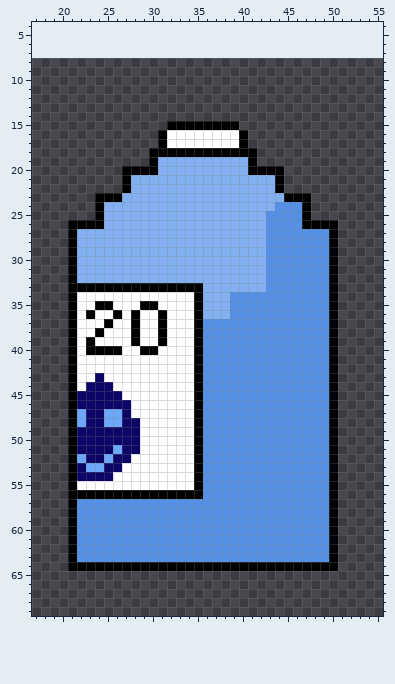
Sprite sheet -- Group_ONE_Games/Art/Items/Water Bottle.png. Above is the file before it was changed.
The file is 64x64 pixels. Shown: x 17..55, y 4..69. The old version is drawn lined up with the new one, on the new canvas.
And afterwards:
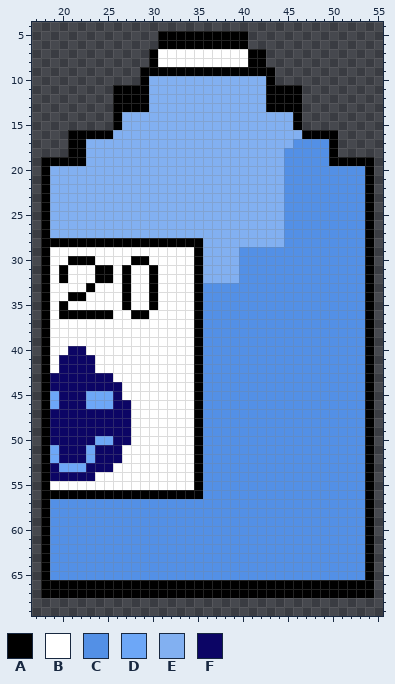
Palette (. is transparent): A #000000  B #ffffff  C #5390e6  D #6da7f7  E #82b0f1  F #0c0565
Diff:
canvas 64x64 -> 72x72, the old top-left corner now at 4,8
@@ x 17..55 @@
  4 .......................................
- 5 .......................................
- 6 .......................................
- 7 .......................................
- 8 .......................................
- 9 .......................................
-10 .......................................
-11 .......................................
-12 .......................................
-13 .......................................
-14 .......................................
-15 ...............AAAAAAAA................
-16 ..............ABBBBBBBBA...............
-17 ..............ABBBBBBBBA...............
-18 .............AAAAAAAAAAAA..............
-19 .............AEEEEEEEEEEA..............
-20 ..........AAAAEEEEEEEEEEAAAA...........
-21 ..........AEEEEEEEEEEEEEEEEA...........
-22 ..........AEEEEEEEEEEEEEEEEA...........
-23 .......AAAEEEEEEEEEEEEEEEEEEAAA........
-24 .......AEEEEEEEEEEEEEEEEEEECCCA........
-25 .......AEEEEEEEEEEEEEEEEEECCCCA........
-26 ....AAAAEEEEEEEEEEEEEEEEEECCCCAAAA.....
-27 ....AEEEEEEEEEEEEEEEEEEEEECCCCCCCA.....
-28 ....AEEEEEEEEEEEEEEEEEEEEECCCCCCCA.....
-29 ....AEEEEEEEEEEEEEEEEEEEEECCCCCCCA.....
-30 ....AEEEEEEEEEEEEEEEEEEEEECCCCCCCA.....
-31 ....AEEEEEEEEEEEEEEEEEEEEECCCCCCCA.....
-32 ....AEEEEEEEEEEEEEEEEEEEEECCCCCCCA.....
-33 ....AAAAAAAAAAAAAAAEEEEEEECCCCCCCA.....
-34 ....ABBBBBBBBBBBBBAEEECCCCCCCCCCCA.....
-35 ....ABBAABBBAABBBBAEEECCCCCCCCCCCA.....
-36 ....ABABBABABBABBBAEEECCCCCCCCCCCA.....
-37 ....ABBBABBABBABBBACCCCCCCCCCCCCCA.....
-38 ....ABBABBBABBABBBACCCCCCCCCCCCCCA.....
-39 ....ABABBBBABBABBBACCCCCCCCCCCCCCA.....
-40 ....ABAAAABBAABBBBACCCCCCCCCCCCCCA.....
-41 ....ABBBBBBBBBBBBBACCCCCCCCCCCCCCA.....
-42 ....ABBBBBBBBBBBBBACCCCCCCCCCCCCCA.....
-43 ....ABBFBBBBBBBBBBACCCCCCCCCCCCCCA.....
-44 ....ABFFFBBBBBBBBBACCCCCCCCCCCCCCA.....
-45 ....AFFFFFBBBBBBBBACCCCCCCCCCCCCCA.....
-46 ....AFFFFFFBBBBBBBACCCCCCCCCCCCCCA.....
-47 ....ADFFDDFBBBBBBBACCCCCCCCCCCCCCA.....
-48 ....ADFFDDFFBBBBBBACCCCCCCCCCCCCCA.....
-49 ....AFFFFFFFBBBBBBACCCCCCCCCCCCCCA.....
-50 ....AFFFFFFFBBBBBBACCCCCCCCCCCCCCA.....
-51 ....AFFFFDFFBBBBBBACCCCCCCCCCCCCCA.....
-52 ....ADFFDFFBBBBBBBACCCCCCCCCCCCCCA.....
-53 ....AFDDFFBBBBBBBBACCCCCCCCCCCCCCA.....
-54 ....AFFFFBBBBBBBBBACCCCCCCCCCCCCCA.....
-55 ....ABBBBBBBBBBBBBACCCCCCCCCCCCCCA.....
-56 ....AAAAAAAAAAAAAAACCCCCCCCCCCCCCA.....
-57 ....ACCCCCCCCCCCCCCCCCCCCCCCCCCCCA.....
-58 ....ACCCCCCCCCCCCCCCCCCCCCCCCCCCCA.....
-59 ....ACCCCCCCCCCCCCCCCCCCCCCCCCCCCA.....
-60 ....ACCCCCCCCCCCCCCCCCCCCCCCCCCCCA.....
-61 ....ACCCCCCCCCCCCCCCCCCCCCCCCCCCCA.....
-62 ....ACCCCCCCCCCCCCCCCCCCCCCCCCCCCA.....
-63 ....ACCCCCCCCCCCCCCCCCCCCCCCCCCCCA.....
-64 ....AAAAAAAAAAAAAAAAAAAAAAAAAAAAAA.....
-65 .......................................
-66 .......................................
-67 .......................................
+ 5 ..............AAAAAAAAAA...............
+ 6 ..............AAAAAAAAAA...............
+ 7 .............ABBBBBBBBBBAA.............
+ 8 .............ABBBBBBBBBBAA.............
+ 9 ............AAAAAAAAAAAAAAA............
+10 ............AEEEEEEEEEEEEEA............
+11 .........AAAAEEEEEEEEEEEEEAAAA.........
+12 .........AAAAEEEEEEEEEEEEEAAAA.........
+13 .........AAAAEEEEEEEEEEEEEAAAA.........
+14 .........AEEEEEEEEEEEEEEEEEEEA.........
+15 .........AEEEEEEEEEEEEEEEEEEEA.........
+16 ....AAAAAEEEEEEEEEEEEEEEEEEEEEAAAA.....
+17 ....AAEEEEEEEEEEEEEEEEEEEEEEECCCCA.....
+18 ....AAEEEEEEEEEEEEEEEEEEEEEECCCCCA.....
+19 .AAAAAEEEEEEEEEEEEEEEEEEEEEECCCCCAAAAA.
+20 .AEEEEEEEEEEEEEEEEEEEEEEEEEECCCCCCCCCA.
+21 .AEEEEEEEEEEEEEEEEEEEEEEEEEECCCCCCCCCA.
+22 .AEEEEEEEEEEEEEEEEEEEEEEEEEECCCCCCCCCA.
+23 .AEEEEEEEEEEEEEEEEEEEEEEEEEECCCCCCCCCA.
+24 .AEEEEEEEEEEEEEEEEEEEEEEEEEECCCCCCCCCA.
+25 .AEEEEEEEEEEEEEEEEEEEEEEEEEECCCCCCCCCA.
+26 .AEEEEEEEEEEEEEEEEEEEEEEEEEECCCCCCCCCA.
+27 .AEEEEEEEEEEEEEEEEEEEEEEEEEECCCCCCCCCA.
+28 .AAAAAAAAAAAAAAAAAAEEEEEEEEECCCCCCCCCA.
+29 .ABBBBBBBBBBBBBBBBAEEEECCCCCCCCCCCCCCA.
+30 .ABBAAABBBBAABBBBBAEEEECCCCCCCCCCCCCCA.
+31 .ABABBBAABABBABBBBAEEEECCCCCCCCCCCCCCA.
+32 .ABABBBAABABBABBBBAEEEECCCCCCCCCCCCCCA.
+33 .ABBBBABBBABBABBBBACCCCCCCCCCCCCCCCCCA.
+34 .ABBAABBBBABBABBBBACCCCCCCCCCCCCCCCCCA.
+35 .ABABBBBBBABBABBBBACCCCCCCCCCCCCCCCCCA.
+36 .ABAAAAAABBAABBBBBACCCCCCCCCCCCCCCCCCA.
+37 .ABBBBBBBBBBBBBBBBACCCCCCCCCCCCCCCCCCA.
+38 .ABBBBBBBBBBBBBBBBACCCCCCCCCCCCCCCCCCA.
+39 .ABBBBBBBBBBBBBBBBACCCCCCCCCCCCCCCCCCA.
+40 .ABBFFBBBBBBBBBBBBACCCCCCCCCCCCCCCCCCA.
+41 .ABFFFFBBBBBBBBBBBACCCCCCCCCCCCCCCCCCA.
+42 .ABFFFFBBBBBBBBBBBACCCCCCCCCCCCCCCCCCA.
+43 .AFFFFFFFBBBBBBBBBACCCCCCCCCCCCCCCCCCA.
+44 .AFFFFFFFFBBBBBBBBACCCCCCCCCCCCCCCCCCA.
+45 .ADFFFDDDFBBBBBBBBACCCCCCCCCCCCCCCCCCA.
+46 .ADFFFDDDFFBBBBBBBACCCCCCCCCCCCCCCCCCA.
+47 .AFFFFFFFFFBBBBBBBACCCCCCCCCCCCCCCCCCA.
+48 .AFFFFFFFFFBBBBBBBACCCCCCCCCCCCCCCCCCA.
+49 .AFFFFFFFFFBBBBBBBACCCCCCCCCCCCCCCCCCA.
+50 .AFFFFFDDFFBBBBBBBACCCCCCCCCCCCCCCCCCA.
+51 .ADFFFDFFFBBBBBBBBACCCCCCCCCCCCCCCCCCA.
+52 .ADFFFDFFFBBBBBBBBACCCCCCCCCCCCCCCCCCA.
+53 .AFDDDFFFBBBBBBBBBACCCCCCCCCCCCCCCCCCA.
+54 .AFFFFFBBBBBBBBBBBACCCCCCCCCCCCCCCCCCA.
+55 .ABBBBBBBBBBBBBBBBACCCCCCCCCCCCCCCCCCA.
+56 .AAAAAAAAAAAAAAAAAACCCCCCCCCCCCCCCCCCA.
+57 .ACCCCCCCCCCCCCCCCCCCCCCCCCCCCCCCCCCCA.
+58 .ACCCCCCCCCCCCCCCCCCCCCCCCCCCCCCCCCCCA.
+59 .ACCCCCCCCCCCCCCCCCCCCCCCCCCCCCCCCCCCA.
+60 .ACCCCCCCCCCCCCCCCCCCCCCCCCCCCCCCCCCCA.
+61 .ACCCCCCCCCCCCCCCCCCCCCCCCCCCCCCCCCCCA.
+62 .ACCCCCCCCCCCCCCCCCCCCCCCCCCCCCCCCCCCA.
+63 .ACCCCCCCCCCCCCCCCCCCCCCCCCCCCCCCCCCCA.
+64 .ACCCCCCCCCCCCCCCCCCCCCCCCCCCCCCCCCCCA.
+65 .ACCCCCCCCCCCCCCCCCCCCCCCCCCCCCCCCCCCA.
+66 .AAAAAAAAAAAAAAAAAAAAAAAAAAAAAAAAAAAAA.
+67 .AAAAAAAAAAAAAAAAAAAAAAAAAAAAAAAAAAAAA.
 68 .......................................
